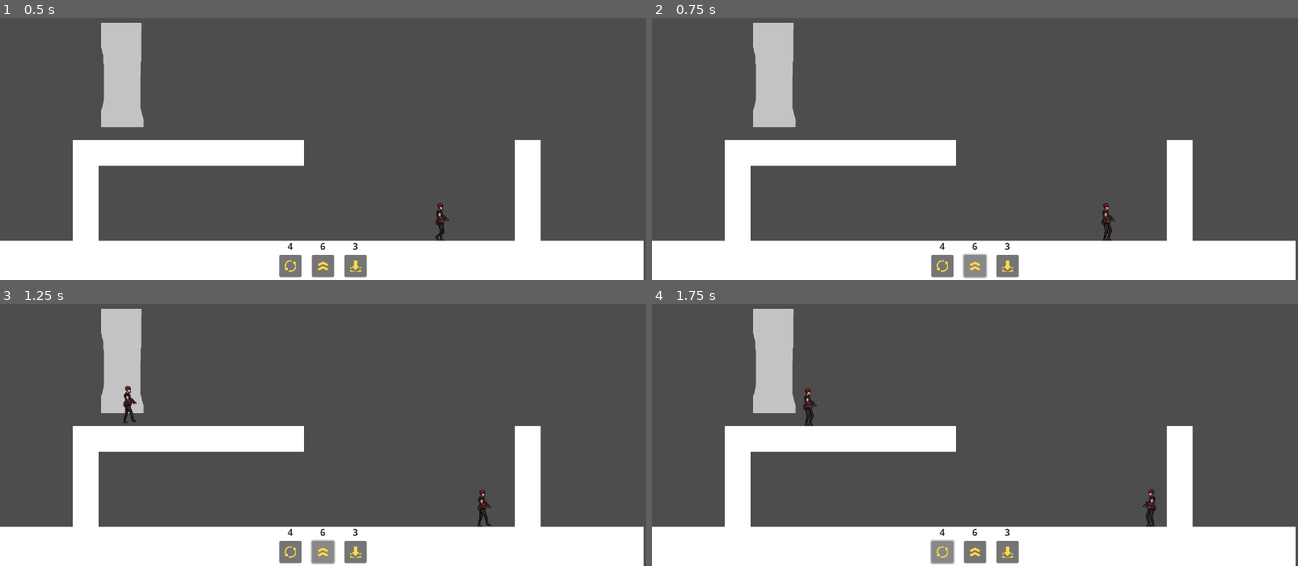
Above: before the commit, frames 1-4 (two rows, left to right).
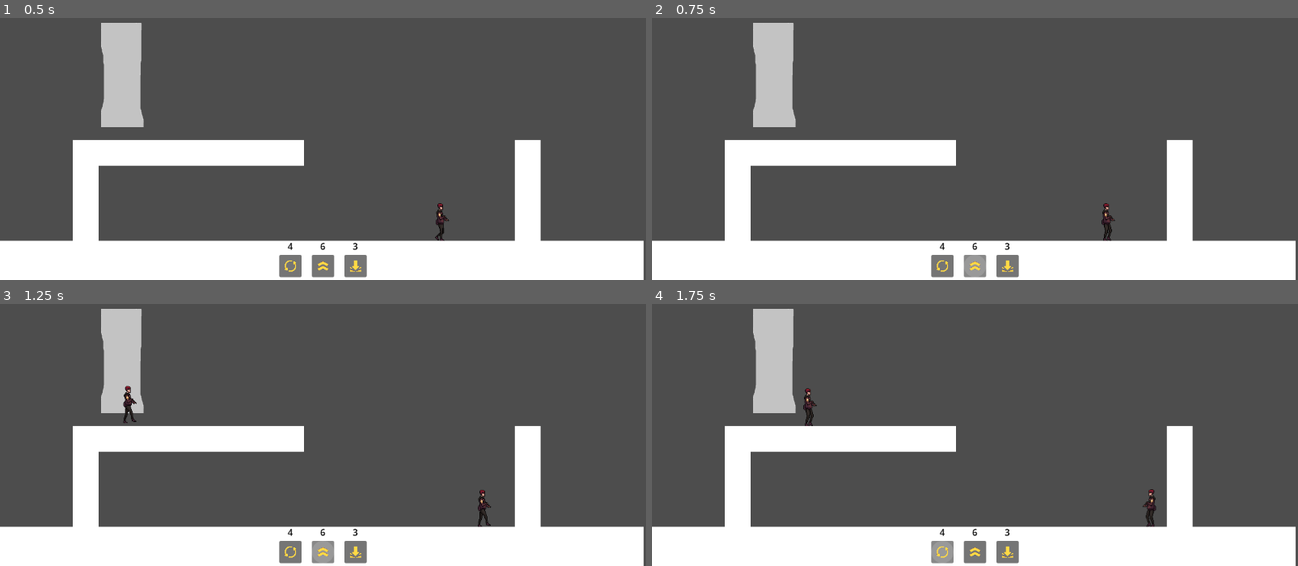
Above: after the commit, the same moments.

Repository: lougon02/EscapeFromHallwayB
Game: Godot game, scene res://scenes/levels/level.tscn
The game is run twice, just before and just after one commit, with the same random seed, the same clock (stepped at 60 frames per second) and the same inputs.
Inputs (mouse positions are in pixels of both pictures, inside the frame that each line leads up to):
- Up to frame 1 (0.5 s): no input
- Up to frame 2 (0.75 s): click (975, 266) at 0.5 s
- Up to frame 3 (1.25 s): no input
- Up to frame 4 (1.75 s): click (942, 552) at 1.25 s

Frame 1 is identical in both runs. In frame 2, less than 0.1% of the frame differs, in the area x 48-52%, y 89-100%; in frame 3, less than 0.1%; in frame 4, less than 0.1%.

Commit message:
fix: make button chosen visible

Diff:
--- a/scenes/levels/ui.gd
+++ b/scenes/levels/ui.gd
@@ -4,27 +4,36 @@
 @onready var flip_label : Label = $Flip/FlipContainer/Label
 @onready var weight_label : Label = $Weight/WeightContainer/Label
 
+var stylebox = StyleBoxFlat.new()
+
 func _ready():
 	update_jump_button()
 	update_flip_button()
 	update_weight_button()
+	stylebox.set_corner_radius_all(20)
 
 func _on_jump_button_pressed():
 	Globals.is_jump = true
 	Globals.is_flip = false
 	Globals.is_weight = false
+
+	$Jump/JumpContainer/JumpButton.add_theme_stylebox_override("focus", stylebox)
 	change_cursor()
 
 func _on_flip_button_pressed():
 	Globals.is_flip = true
 	Globals.is_jump = false
 	Globals.is_weight = false
+
+	$Flip/FlipContainer/FlipButton.add_theme_stylebox_override("focus", stylebox)
 	change_cursor()
 
 func _on_weight_button_pressed():
 	Globals.is_weight = true
 	Globals.is_flip = false
 	Globals.is_jump = false
+
+	$Weight/WeightContainer/WeightButton.add_theme_stylebox_override("focus", stylebox)
 	change_cursor()
 
 func update_jump_button():
